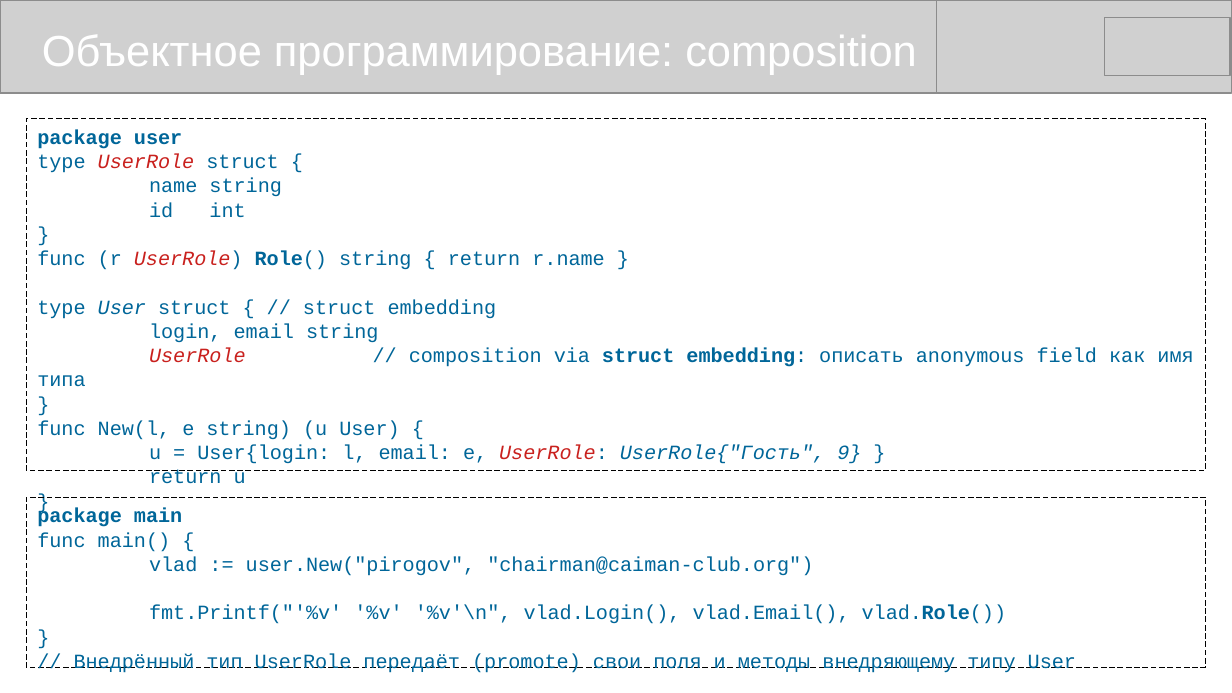
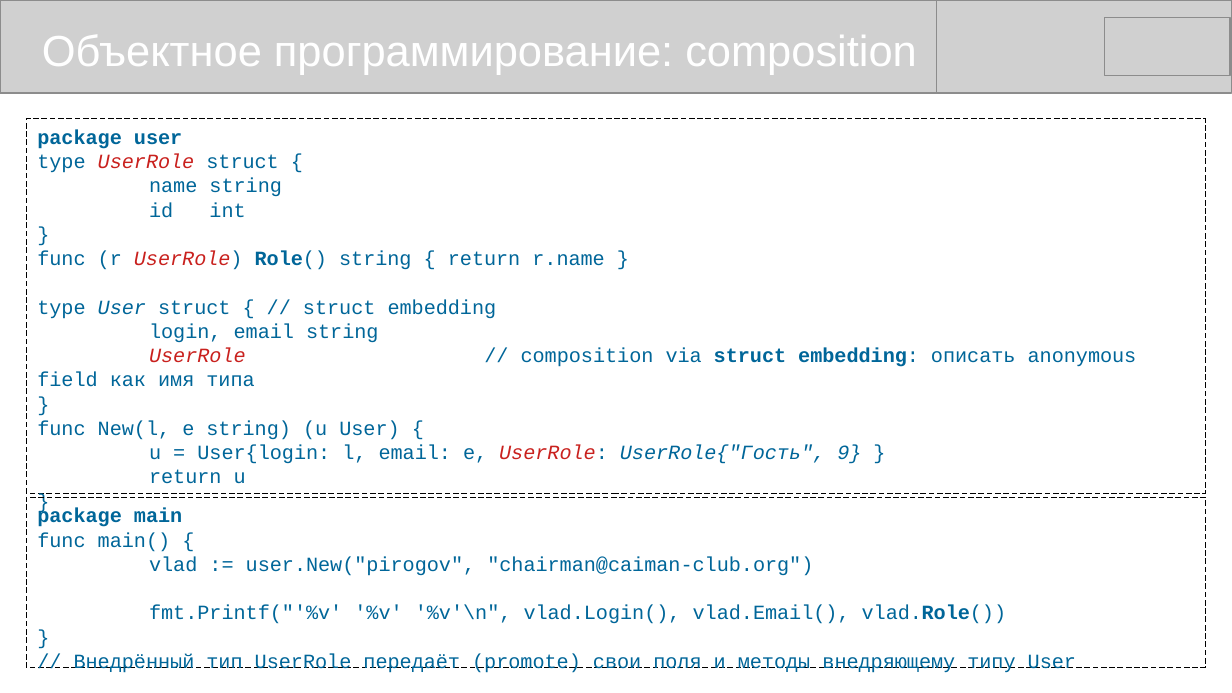
Before and after one commit to mike-shock/Go_language, a slide deck: slide 26 of Go_Preview.odp. Drawn at 1232x693 pixels with LibreOffice and Linux fonts; fonts in the diff are those of the drawing; grey boxes stand for pictures. Boxes give left, top, right and bottom in pixels: in the first picture for what was removed or moved away, otherwise in the second. Text is boxed around its words. In the diff, an @@ line names an element or a change of style, - is before the commit and + after.

```diff
--- a/Go_Preview.odp
+++ b/Go_Preview.odp
@@ rectangle "package user": place and size @@
-rectangle "package user" at bbox=[27, 119, 1206, 471]
+rectangle "package user" at bbox=[27, 119, 1206, 493]
```
Also in this commit, not shown: 17 other slides changed, 7 other files.
